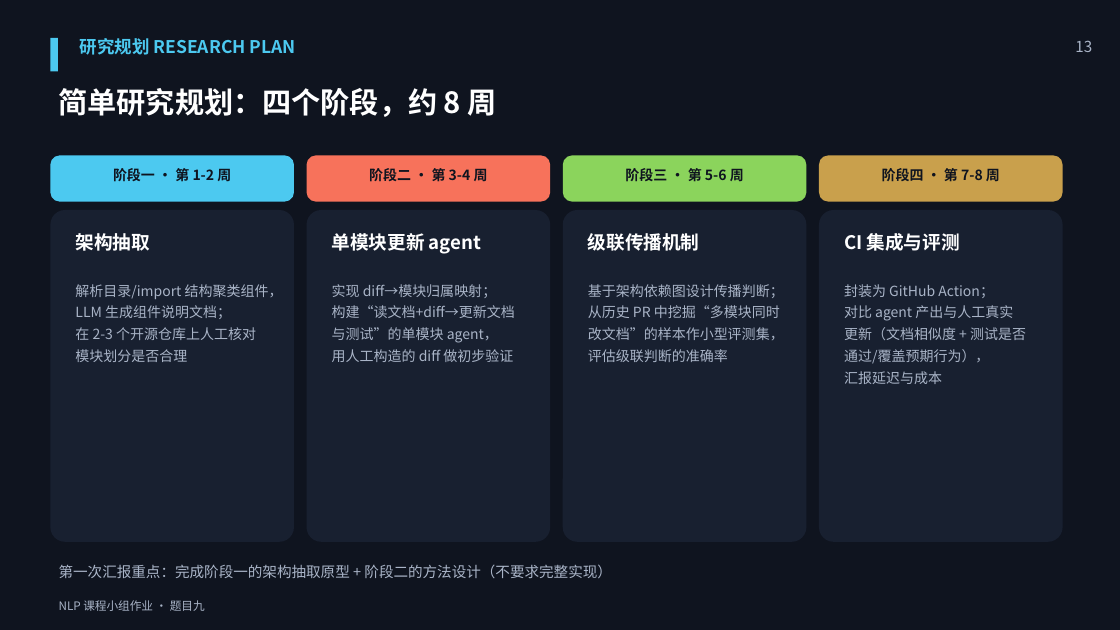
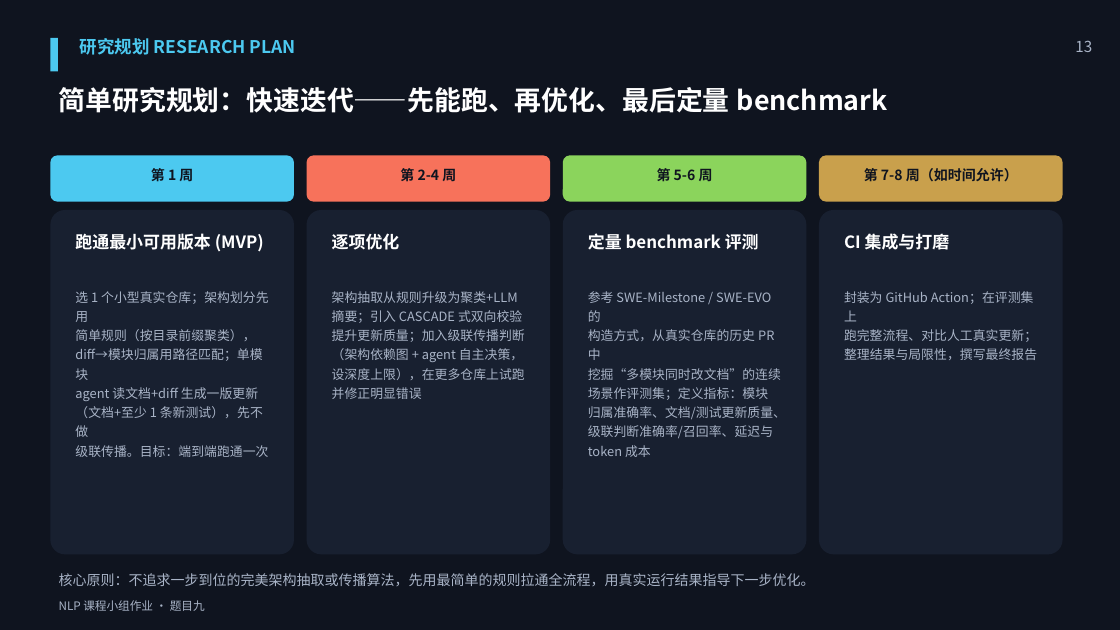
Before and after one commit to Nictheboy/college-nlp-lab, a slide deck: slide 14 of slides/topic9_literature_review.pptx. Drawn at 1120x630 pixels with LibreOffice and Linux fonts; fonts in the diff are those of the drawing. Boxes give left, top, right and bottom in pixels: in the first picture for what was removed or moved away, otherwise in the second. Text is boxed around its words. In the diff, an @@ line names an element or a change of style, - is before the commit and + after.

```diff
--- a/slides/topic9_literature_review.pptx
+++ b/slides/topic9_literature_review.pptx
@@ text at [59, 87, 888, 113]: text changed; size 25 to 23 pt @@
-简单研究规划：四个阶段，约 8 周
+简单研究规划：快速迭代——先能跑、再优化、最后定量 benchmark
@@ text at [151, 166, 193, 184]: text changed @@
-阶段一 · 第 1-2 周
+第 1 周
@@ text at [400, 166, 456, 184]: text changed @@
-阶段二 · 第 3-4 周
+第 2-4 周
@@ text at [657, 166, 713, 184]: text changed @@
-阶段三 · 第 5-6 周
+第 5-6 周
@@ proportions changed in 4 elements at [50, 155, 294, 202], [307, 155, 550, 202], [563, 155, 807, 202], [819, 155, 1063, 202] @@
@@ text at [864, 166, 1018, 184]: text changed @@
-阶段四 · 第 7-8 周
+第 7-8 周（如时间允许）
@@ rounded rectangle: place and size @@
-rounded rectangle at [50, 210, 294, 542]
+rounded rectangle at [50, 210, 294, 555]
@@ text at [75, 233, 264, 252]: text changed; size 16 to 14.5 pt @@
-架构抽取
+跑通最小可用版本 (MVP)
@@ rounded rectangle: place and size @@
-rounded rectangle at [307, 210, 550, 542]
+rounded rectangle at [307, 210, 550, 555]
@@ text at [332, 233, 400, 250]: text changed; size 16 to 14.5 pt @@
-单模块更新 agent
+逐项优化
@@ rounded rectangle: place and size @@
-rounded rectangle at [563, 210, 807, 542]
+rounded rectangle at [563, 210, 807, 555]
@@ text at [588, 233, 759, 250]: text changed; size 16 to 14.5 pt @@
-级联传播机制
+定量 benchmark 评测
@@ rounded rectangle: place and size @@
-rounded rectangle at [819, 210, 1063, 542]
+rounded rectangle at [819, 210, 1063, 555]
@@ text at [844, 233, 950, 250]: text changed; size 16 to 14.5 pt @@
-CI 集成与评测
+CI 集成与打磨
@@ text at [75, 291, 268, 457]: text changed; size 12 to 11 pt @@
-解析目录/import 结构聚类组件，
-LLM 生成组件说明文档；
-在 2-3 个开源仓库上人工核对
-模块划分是否合理
+选 1 个小型真实仓库；架构划分先用
+简单规则（按目录前缀聚类），
+diff→模块归属用路径匹配；单模块
+agent 读文档+diff 生成一版更新
+（文档+至少 1 条新测试），先不做
+级联传播。目标：端到端跑通一次
@@ text at [332, 291, 525, 399]: text changed; size 12 to 11 pt @@
-实现 diff→模块归属映射；
-构建“读文档+diff→更新文档
-与测试”的单模块 agent，
-用人工构造的 diff 做初步验证
+架构抽取从规则升级为聚类+LLM
+摘要；引入 CASCADE 式双向校验
+提升更新质量；加入级联传播判断
+（架构依赖图 + agent 自主决策，
+设深度上限），在更多仓库上试跑
+并修正明显错误
@@ text at [588, 291, 786, 457]: text changed; size 12 to 11 pt @@
-基于架构依赖图设计传播判断；
-从历史 PR 中挖掘“多模块同时
-改文档”的样本作小型评测集，
-评估级联判断的准确率
+参考 SWE-Milestone / SWE-EVO 的
+构造方式，从真实仓库的历史 PR 中
+挖掘“多模块同时改文档”的连续
+场景作评测集；定义指标：模块
+归属准确率、文档/测试更新质量、
+级联判断准确率/召回率、延迟与
+token 成本
@@ text at [844, 291, 1037, 360]: text changed; size 12 to 11 pt @@
-封装为 GitHub Action；
-对比 agent 产出与人工真实
-更新（文档相似度 + 测试是否
-通过/覆盖预期行为），
-汇报延迟与成本
+封装为 GitHub Action；在评测集上
+跑完整流程、对比人工真实更新；
+整理结果与局限性，撰写最终报告
@@ text at [59, 573, 815, 586]: text changed; size 12.5 to 12 pt @@
-第一次汇报重点：完成阶段一的架构抽取原型 + 阶段二的方法设计（不要求完整实现）
+核心原则：不追求一步到位的完美架构抽取或传播算法，先用最简单的规则拉通全流程，用真实运行结果指导下一步优化。
```
Also in this commit, not shown: 10 other slides changed, 20 other files.
